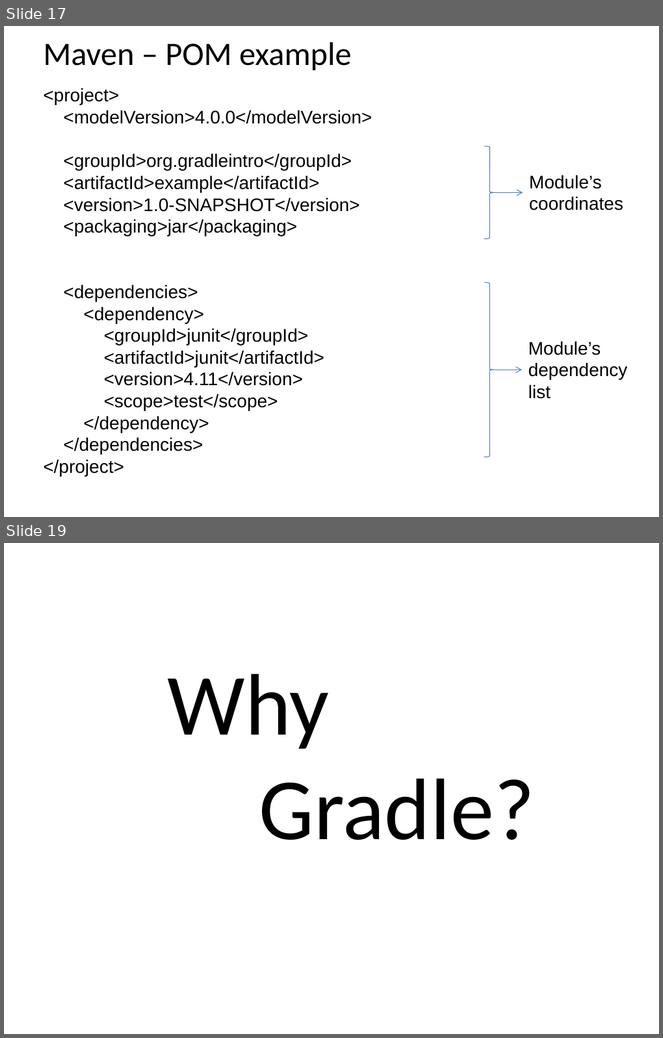
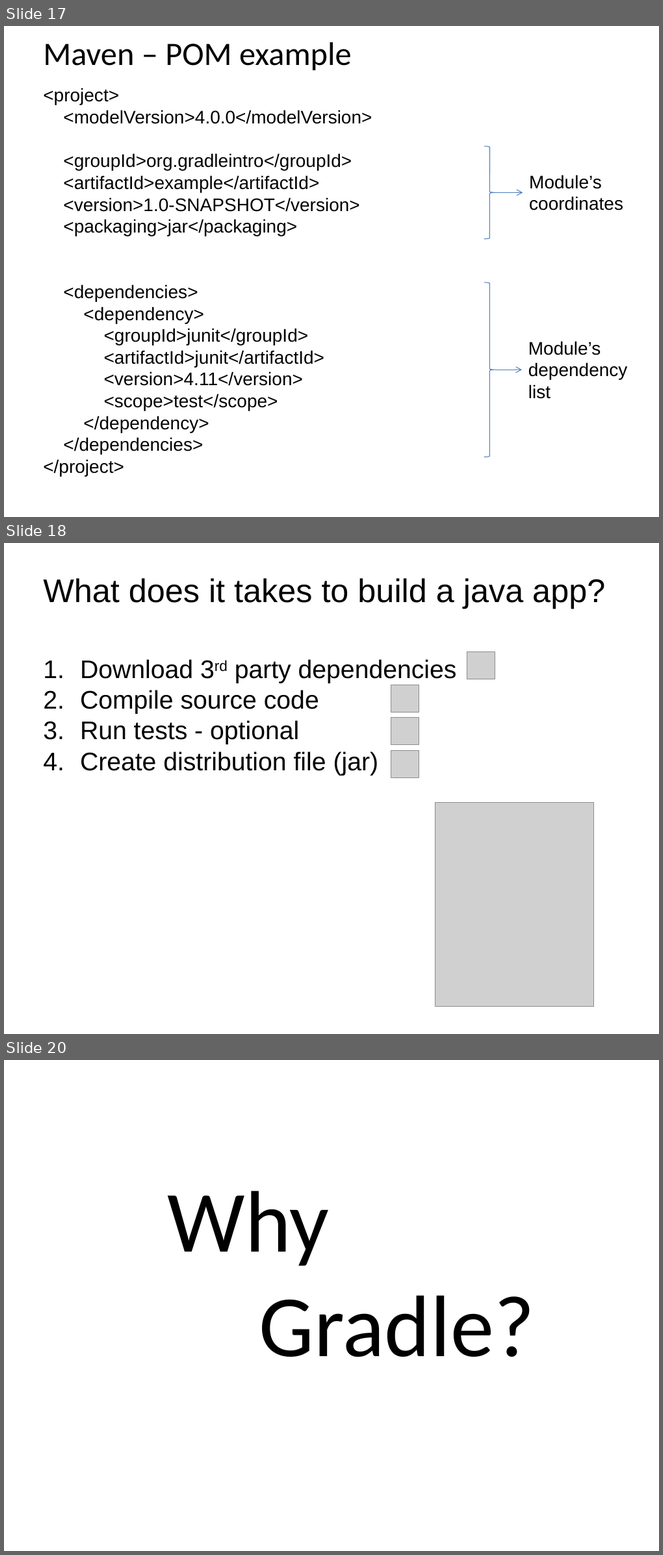
Before and after one commit to kob-aha/gradle-presentation, a slide deck: presentation/Introduction to Gradle.pptx. Shown one above the other, each under a label of ours: slides 17 and 19 before the commit, slides 17, 18 and 20 after it; the slides between them are not shown. The pictures are 663x1038 and 663x1555 pixels, drawn with LibreOffice and Linux fonts; fonts in the diff are those of the drawing; grey boxes stand for pictures. Boxes give left, top, right and bottom in pixels: in the first picture for what was removed or moved away, otherwise in the second. Text is boxed around its words. In the diff, an @@ line names an element or a change of style, - is before the commit and + after.

```diff
--- a/presentation/Introduction to Gradle.pptx
+++ b/presentation/Introduction to Gradle.pptx
@@ slide 18 added at <box>4,543,659,1034</box>, background #FFFFFF @@
@@ text added at <box>43,578,605,609</box>, 36 pt, text #000000 @@
+What does it takes to build a java app?
@@ text added at <box>80,659,457,776</box>, 28 pt, text #000000 @@
+1. Download 3rd party dependencies
+2. Compile source code
+3. Run tests - optional
+4. Create distribution file (jar)
@@ picture added at <box>467,652,495,680</box> @@
@@ picture added at <box>391,685,419,713</box> @@
@@ picture added at <box>391,718,419,745</box> @@
@@ picture added at <box>391,751,419,778</box> @@
@@ picture added at <box>435,802,594,1007</box> @@
@@ what was slide 19 is now slide 20 @@
```
Also in this commit, not shown: 6 slides changed, 2 other slides added, 1 other file.
